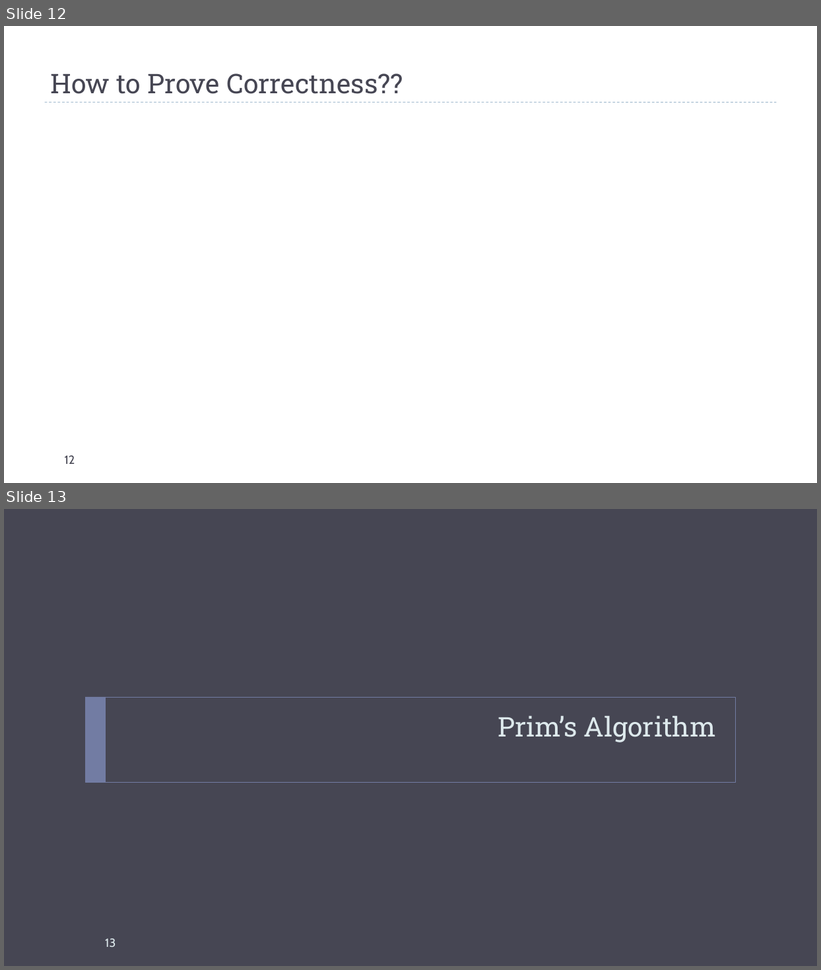
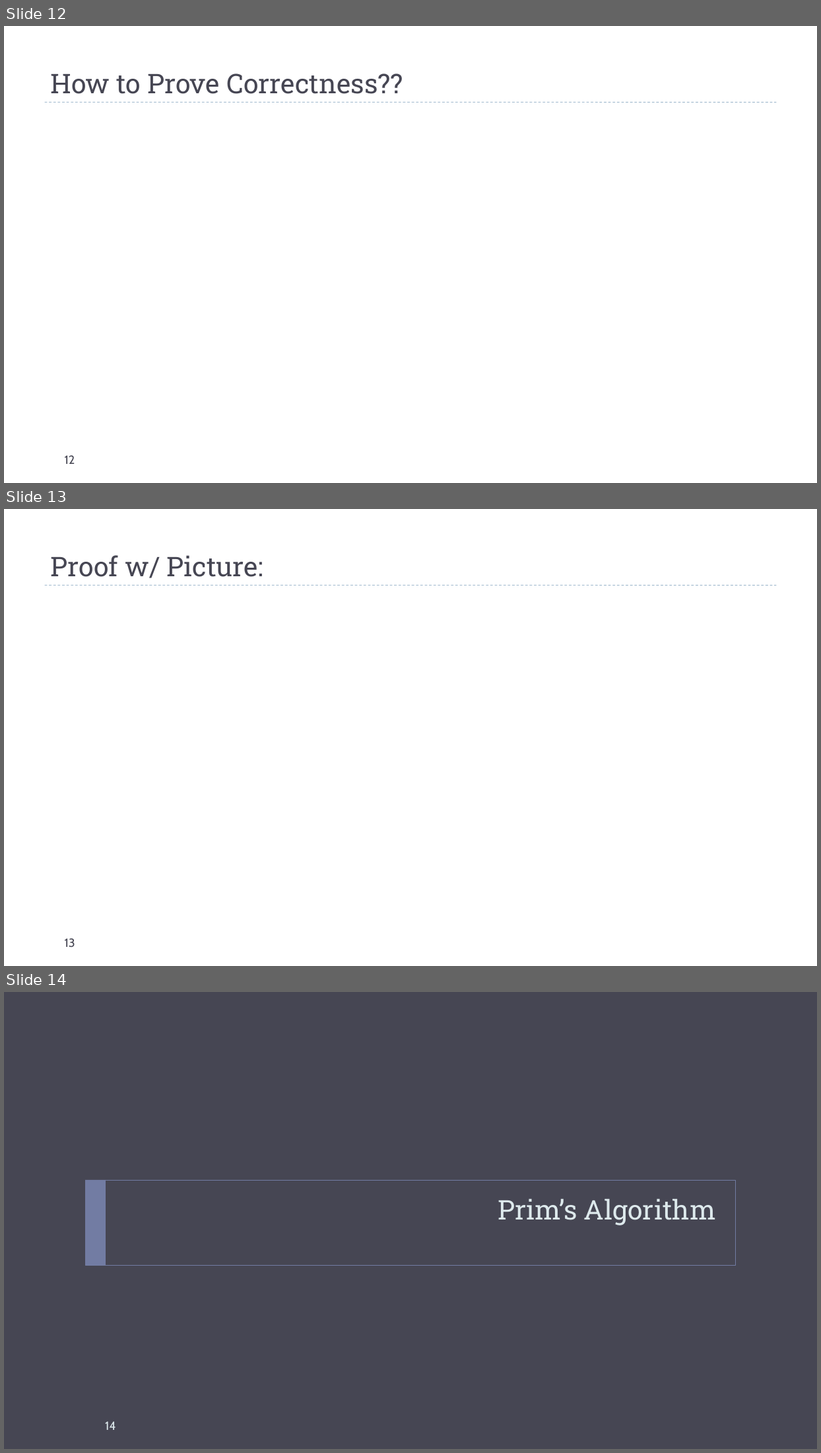
Before and after one commit to markfloryan/dsa2, a slide deck: slides/02-DijkstraAndPrim.pptx. Shown one above the other, each under a label of ours: slides 12 and 13 before the commit, slides 12, 13 and 14 after it. The pictures are 821x970 and 821x1453 pixels, drawn with LibreOffice and Linux fonts; fonts in the diff are those of the drawing; grey boxes stand for pictures. Boxes give left, top, right and bottom in pixels: in the first picture for what was removed or moved away, otherwise in the second. Text is boxed around its words. In the diff, an @@ line names an element or a change of style, - is before the commit and + after.

```diff
--- a/slides/02-DijkstraAndPrim.pptx
+++ b/slides/02-DijkstraAndPrim.pptx
@@ slide 13 added at box(4, 509, 817, 966), background #FFFFFF; not listed: 1 template element that a slide beside it also shows @@
@@ title added at box(51, 555, 263, 578), 32 pt, text #464653 @@
+Proof w/ Picture:
@@ page number added at box(65, 939, 75, 947), 14 pt, text #464653 @@
+13
@@ what was slide 13 is now slide 14 @@
@@ page number at box(105, 1422, 116, 1430): text changed @@
-13
+14
```
Also in this commit, not shown: 3 other files.
